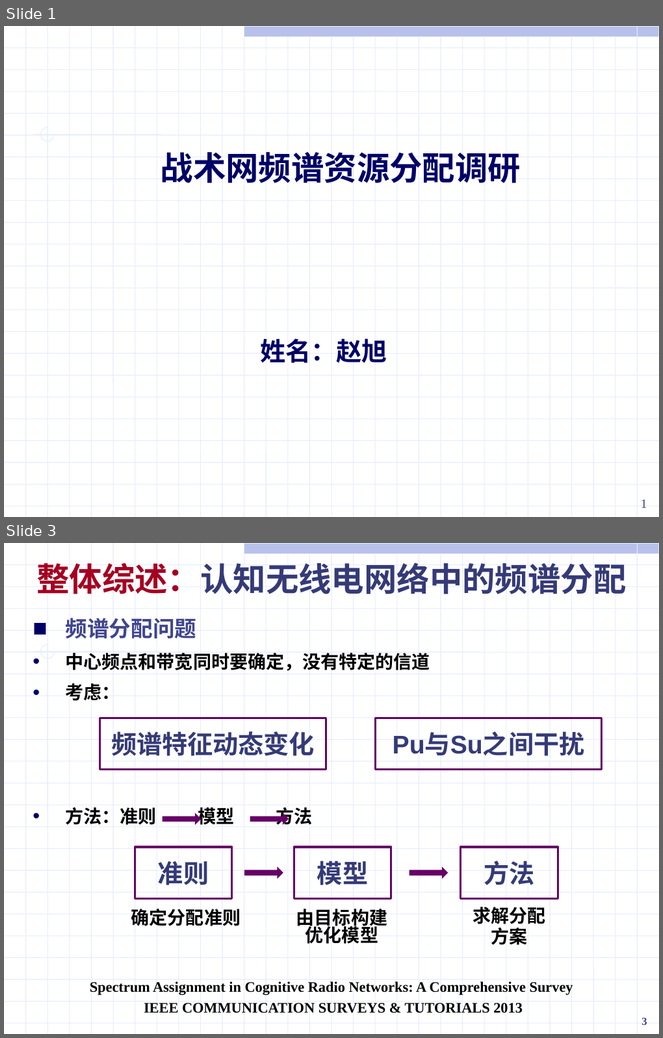
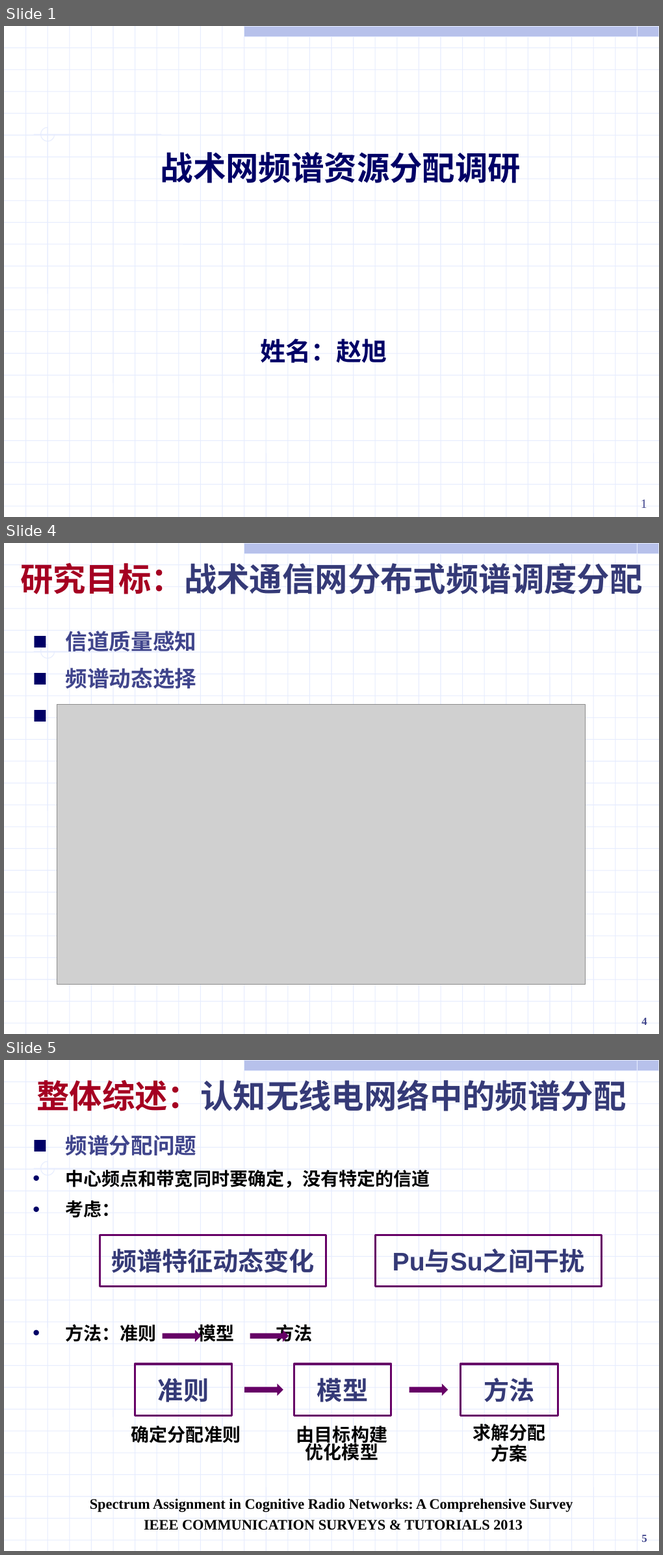
Before and after one commit to ssheroes/hello-world, a slide deck: 战术网频谱资源分配调研.pptx. Shown one above the other, each under a label of ours: slides 1 and 3 before the commit, slides 1, 4 and 5 after it; the slides between them are not shown. The pictures are 663x1038 and 663x1555 pixels, drawn with LibreOffice and Linux fonts; fonts in the diff are those of the drawing; grey boxes stand for pictures. Boxes give left, top, right and bottom in pixels: in the first picture for what was removed or moved away, otherwise in the second. Text is boxed around its words. In the diff, an @@ line names an element or a change of style, - is before the commit and + after.

```diff
--- a/战术网频谱资源分配调研.pptx
+++ b/战术网频谱资源分配调研.pptx
@@ slide 4 added at <box>4,543,659,1034</box>, background #FFFFFF; not listed: 56 template elements that a slide beside it also shows @@
@@ text added at <box>20,563,643,594</box>, 36 pt, text #353A77, bold @@
+研究目标：战术通信网分布式频谱调度分配
@@ text added at <box>66,631,197,705</box>, 24 pt, text #40458C, bold @@
+■ 信道质量感知
+■ 频谱动态选择
+■ 频谱协作共享
@@ picture added at <box>57,705,586,985</box> @@
@@ page number added at <box>642,1018,647,1025</box>, 12 pt, text #40458C, bold @@
+4
@@ what was slide 3 is now slide 5 @@
@@ page number at <box>642,1535,647,1542</box>: text changed @@
-3
+5
```
Also in this commit, not shown: 36 slides changed, 3 other slides added, 1 slide removed, 5 other files.
